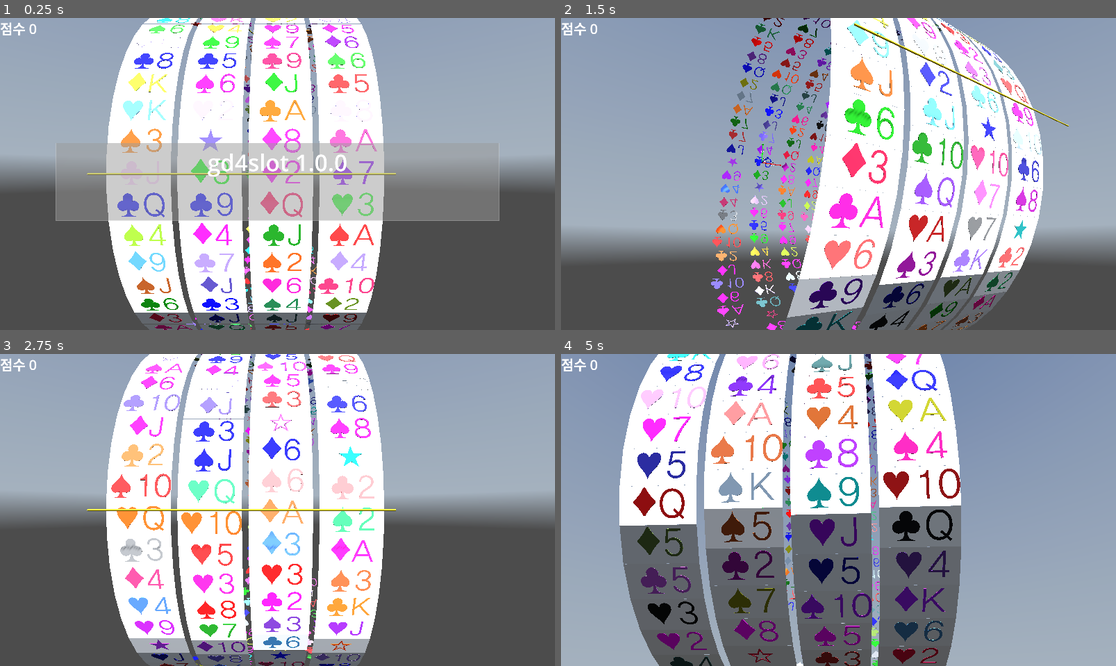
Above: before the commit, frames 1-4 (two rows, left to right).
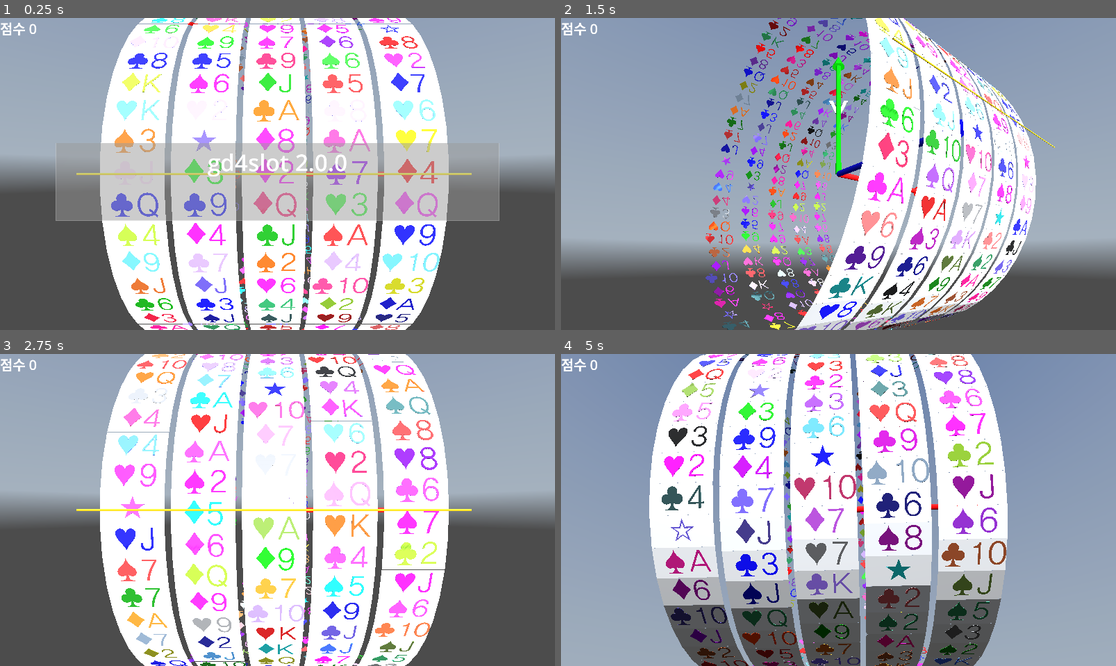
Above: after the commit, the same moments.

Repository: kasworld/gd4slot
Game: Godot game, scene res://main.tscn
Same seed, same stepped clock (60 frames per second), same inputs: the game is played once before the commit and once after it. A sky picture missing from this copy of the repository is replaced by a grey-blue gradient.
Inputs (mouse positions are in pixels of both pictures, inside the frame that each line leads up to):
- Up to frame 1 (0.25 s): no input
- Up to frame 2 (1.5 s): tap Enter at 0.5, 0.6, 1.35 s; move the mouse to (960, 158) at 0.52 s; click (960, 158) at 0.67 s; tap Space at 0.77 s; move the mouse to (727, 189) at 1.27 s; click (727, 189) at 1.42 s
- Up to frame 3 (2.75 s): tap Space at 1.52 s; move the mouse to (333, 441) at 2.02 s; tap Enter at 2.1 s; click (333, 441) at 2.17 s
- Up to frame 4 (5 s): move the mouse to (810, 572) at 2.77 s; tap Enter at 2.85, 3.6, 4.35 s; click (810, 572) at 2.92 s; tap Space at 3.02, 3.77, 4.52 s; move the mouse to (1005, 556) at 3.52 s; click (1005, 556) at 3.67 s; move the mouse to (672, 463) at 4.27 s; click (672, 463) at 4.42 s

The runs differ from the first frame. In frame 1, 30% of the frame differs, in the area x 13-85%, y 0-100%; in frame 2, 35%; in frame 3, 35%; in frame 4, 44%, in the area x 10-81%, y 0-100%.

Commit message:
update calc_width

Diff:
--- a/main.gd
+++ b/main.gd
@@ -21,10 +21,9 @@
 	$"왼쪽패널".size = Vector2(vp_size.x/2 - 짧은길이/2, vp_size.y)
 	$오른쪽패널.size = Vector2(vp_size.x/2 - 짧은길이/2, vp_size.y)
 	$오른쪽패널.position = Vector2(vp_size.x/2 + 짧은길이/2, 0)
-	$AxisArrow3D.set_size(5)
 
 	var msgrect = Rect2( vp_size.x * 0.1 ,vp_size.y * 0.4 , vp_size.x * 0.8 , vp_size.y * 0.25 )
-	$TimedMessage.init(80, msgrect, tr("gd4slot 1.0.0"))
+	$TimedMessage.init(80, msgrect, tr("gd4slot 2.0.0"))
 	$TimedMessage.panel_hidden.connect(message_hidden)
 	$TimedMessage.show_message("",0)
 
@@ -34,7 +33,9 @@
 	add_child(slot)
 	slot.rotation_stopped.connect(슬롯멈춤)
 
-	$OmniLight3D.position = Vector3( slot.calc_width()/2, slot.calc_radius(), slot.calc_radius()*2)
+	$AxisArrow3D.set_size(slot.calc_radius())
+
+	$OmniLight3D.position = slot.calc_center() + Vector3( 0, 0, slot.calc_radius()*2)
 	$OmniLight3D.omni_range = slot.calc_size().length()*2
 	reset_camera_pos()
 
@@ -84,7 +85,7 @@
 		reset_camera_pos()
 
 func reset_camera_pos()->void:
-	$Camera3D.position = Vector3(slot.calc_width()/2,0,slot.calc_radius()*2)
+	$Camera3D.position = slot.calc_center() + Vector3( 0, 0, slot.calc_radius()*2)
 	$Camera3D.look_at(slot.calc_center())
 	$Camera3D.far = slot.calc_size().length()*2
 
--- a/slots/slots.gd
+++ b/slots/slots.gd
@@ -6,7 +6,7 @@
 var colorlist :Array = NamedColorList.filter_to_colorlist(NamedColorList.make_dark_color_list())
 var cardlist :Array = PlayingCard.make_deck_with_joker()
 var cardsize := Vector2(10,5)
-var reelcount := 4
+var reelcount := 5
 var reellist := []
 
 func init() -> Slots:
@@ -17,7 +17,7 @@
 		colist.shuffle()
 		var rl = preload("res://reel/reel.tscn").instantiate().init(i, cardsize, cdlist, colist)
 		rl.rotation_stopped.connect(결과가결정됨)
-		rl.position =  Vector3(i*cardsize.x+i, 0, 0)
+		rl.position = Vector3(i*cardsize.x+i +cardsize.x/2 -calc_width()/2, 0, 0)
 		add_child(rl)
 		reellist.append(rl)
 
@@ -33,13 +33,13 @@
 	return reellist[0].calc_radius()
 
 func calc_width() -> float:
-	return (reellist[-1].position -reellist[0].position).x + cardsize.x
+	return reelcount*(cardsize.x+1)
 
 func calc_size() -> Vector3:
 	return Vector3(calc_width(),calc_radius()*2,calc_radius()*2)
 
 func calc_center() -> Vector3:
-	return Vector3(calc_width()/2,0,0)
+	return Vector3(0,0,0)
 
 func 결과가결정됨( _rl :Reel) -> void:
 	var 모두멈추었나 = true
